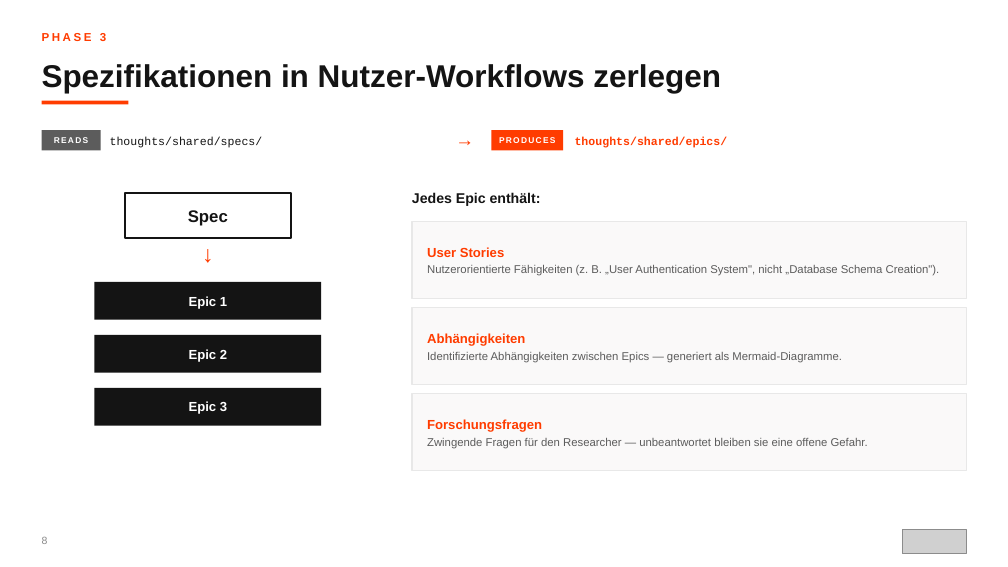
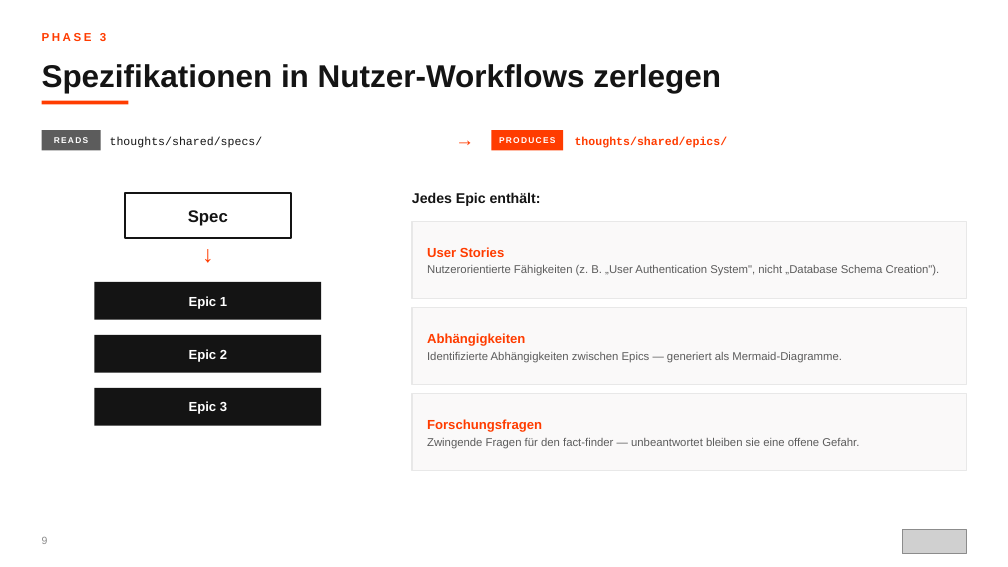
Before and after one commit to scameronde/rpi-qpi, a slide deck: slide 9 of presentation/ORBIT.pptx (slide 8 before the commit). Drawn at 1008x567 pixels with LibreOffice and Linux fonts; fonts in the diff are those of the drawing; grey boxes stand for pictures. Boxes give left, top, right and bottom in pixels: in the first picture for what was removed or moved away, otherwise in the second. Text is boxed around its words. In the diff, an @@ line names an element or a change of style, - is before the commit and + after.

```diff
--- a/presentation/ORBIT.pptx
+++ b/presentation/ORBIT.pptx
@@ text in rectangle at (x1=427, y1=438, x2=859, y2=449): text changed @@
-Zwingende Fragen für den Researcher — unbeantwortet bleiben sie eine offene Gefahr.
+Zwingende Fragen für den fact-finder — unbeantwortet bleiben sie eine offene Gefahr.
```
Also in this commit, not shown: 15 other slides changed, 1 slide added.
